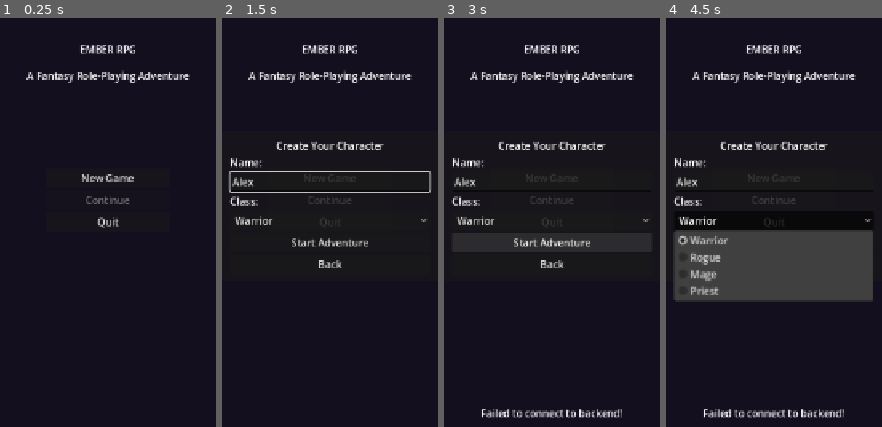
Above: before the commit, frames 1-4 (left to right).
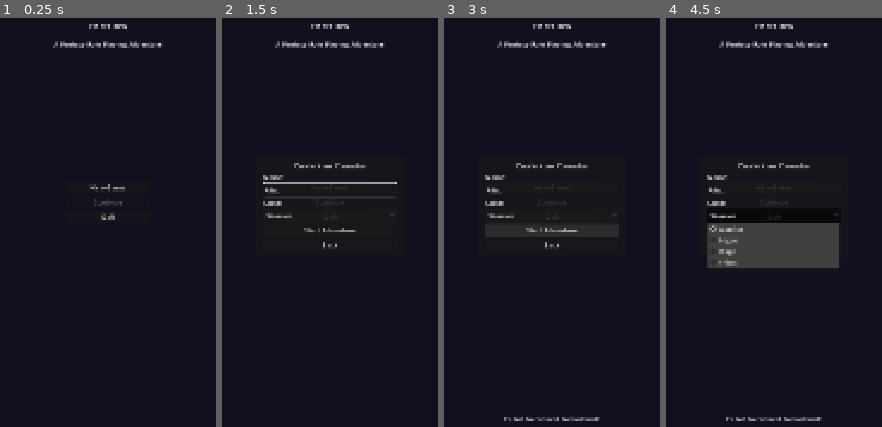
Above: after the commit, the same moments.

Repository: msbel5/ember-rpg
Game: Godot game, scene res://scenes/title_screen.tscn
Two runs of this game, one before a commit and one after it. Both use one fixed random seed, a clock stepped at 60 frames per second and the inputs below.
Inputs (mouse positions are in pixels of both pictures, inside the frame that each line leads up to):
- Up to frame 1 (0.25 s): no input
- Up to frame 2 (1.5 s): click "New Game" at 0.5 s; click (330, 181) at 1.27 s; type "Alex" at 1.35 s
- Up to frame 3 (3 s): click "New Game" at 2 s; click "Start Adventure" at 2.75 s
- Up to frame 4 (4.5 s): click "Start Adventure" at 3.5 s; click "Warrior" at 4.25 s

The runs differ from the first frame. In frame 1, 2.8% of the frame differs, in the area x 12-88%, y 1-52%; in frame 2, 5.7%; in frame 3, 7.3%; in frame 4, 17%, in the area x 3-96%, y 1-99%.

Commit message:
Godot UI: context menu, 1920x1080, clean location names
- Entity click shows popup context menu instead of auto-examine
- Viewport 1920x1080 (was 1280x720)
- Clean technical names in narrative (harbor_town → Harbor Town)

Co-Authored-By: Claude Opus 4.6 (1M context) <noreply@anthropic.com>

Diff:
--- a/godot-client/autoloads/game_state.gd
+++ b/godot-client/autoloads/game_state.gd
@@ -112,16 +112,20 @@
 	return location.replace("_", " ").capitalize()
 
 func _clean_narrative(text: String) -> String:
-	# Remove markdown headers
+	# Remove markdown headers and clean technical names
 	var lines = text.split("\n")
 	var cleaned: Array[String] = []
 	for line in lines:
 		var trimmed = line.strip_edges()
 		if trimmed.begins_with("# "):
-			continue  # Skip markdown headers
+			continue
 		if trimmed.begins_with("## "):
 			continue
 		if trimmed.is_empty():
 			continue
+		# Replace technical location names with display names
+		trimmed = trimmed.replace("harbor_town", "Harbor Town")
+		trimmed = trimmed.replace("forest_road", "Forest Road")
+		trimmed = trimmed.replace("dark_dungeon", "Dark Dungeon")
 		cleaned.append(trimmed)
 	return "\n".join(cleaned)
--- a/godot-client/project.godot
+++ b/godot-client/project.godot
@@ -23,8 +23,8 @@
 
 [display]
 
-window/size/viewport_width=1280
-window/size/viewport_height=720
+window/size/viewport_width=1920
+window/size/viewport_height=1080
 window/stretch/mode="canvas_items"
 window/stretch/aspect="expand"
 
--- a/godot-client/scenes/game_session.gd
+++ b/godot-client/scenes/game_session.gd
@@ -66,11 +66,24 @@
 	GameState.update_from_response(data)
 
 func _on_entity_clicked(entity_id: String, entity_data: Dictionary) -> void:
-	var name = entity_data.get("name", "Unknown")
+	var entity_name = entity_data.get("name", "Unknown")
 	var actions = entity_data.get("context_actions", [])
-	_append_narrative("[color=yellow]%s[/color] — %s" % [name, ", ".join(actions)])
-	# Auto-examine on click
-	_submit_action("examine %s" % name.to_lower())
+	if actions.is_empty():
+		_submit_action("examine %s" % entity_name.to_lower())
+		return
+	# Show context menu popup
+	var popup = PopupMenu.new()
+	popup.name = "EntityContextMenu"
+	for i in range(actions.size()):
+		popup.add_item(actions[i].capitalize(), i)
+	add_child(popup)
+	popup.id_pressed.connect(func(id: int):
+		var action_name = actions[id]
+		_submit_action("%s %s" % [action_name, entity_name.to_lower()])
+		popup.queue_free()
+	)
+	popup.popup_on_parent(Rect2i(get_viewport().get_mouse_position(), Vector2i(120, 0)))
+	popup.popup_hide.connect(popup.queue_free)
 
 func _on_tile_clicked(tx: int, ty: int) -> void:
 	_submit_action("move to %d,%d" % [tx, ty])
